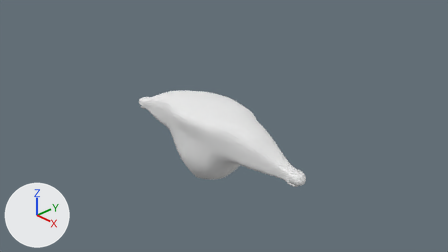
Before and after pictures for a commit that changed the Blender file First3D/Assets/model/bigeye.blend.
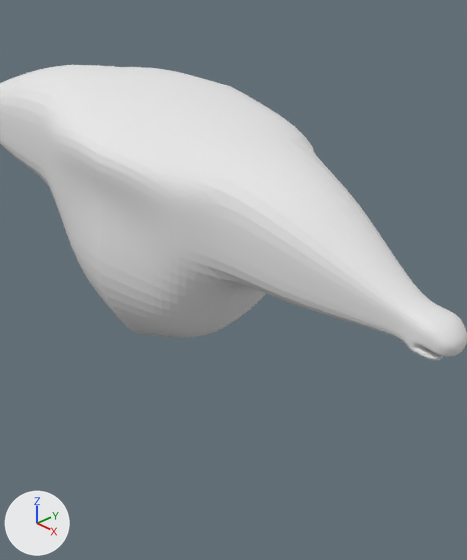
Each version is shown from the file's camera 'Camera', then close up on the part from 34% to 68% of the width and 27% to 100% of the height. Lighting does not change. The marker at lower left points along +X, +Y and +Z.
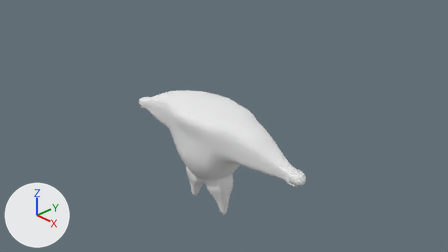
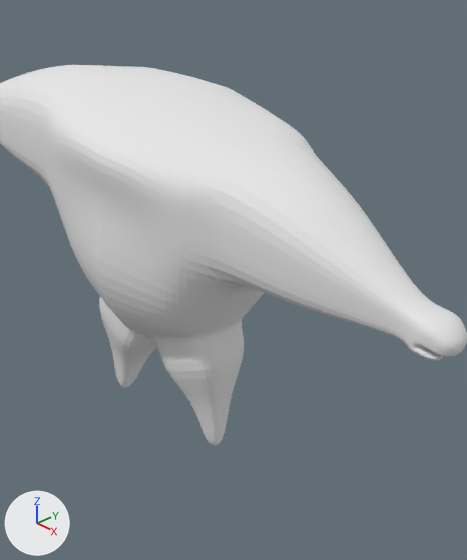
Patch to the scene script:
```diff
--- a/First3D/Assets/model/bigeye.blend.py
+++ b/First3D/Assets/model/bigeye.blend.py
@@ me_cube @@
 # used by ob_cube; location = (0.0, 0.0, 0.0)
-me_cube.from_pydata(...)  # 126 vertices, 116 faces; spans x 0.0..2.76, y -0.64..0.86, z -0.94..0.98
+me_cube.from_pydata(...)  # 168 vertices, 158 faces; spans x 0.0..2.76, y -0.64..0.82, z -1.76..0.98
+# me_cube part 1
+# 2 vertices are removed from x 0.2..0.22, y -0.14..0.27, z -0.86..-0.85
+# 24 faces are deleted
+# 4 vertices in x 0.0..0.97, y 0.5..0.8, z -0.88..0.9 move by (0.0, -0.05, 0.0)
+# 3 vertices in x 0.0..0.95, y 0.5..0.69, z -0.68..0.37 move by (0.0, -0.04, 0.0)
+# 25 vertices move from x 0.0..0.75, y -0.59..0.86, z -0.9..0.96 to x 0.0..0.7, y -0.56..0.82, z -0.93..0.95
+# 44 vertices are added at x 0.05..0.71, y -0.62..0.79, z -1.76..0.97
+# 66 new faces join them
 me_cube.materials.append(mat_material)
```

Pixel boxes [x1, y1, x2, y2] of what changed, in the close-ups (467 x 560 px):
'Cube', reshaped
    before: [0, 65, 467, 360]
    after: [0, 65, 467, 446]
part 1 of me_cube, built on
    before: [45, 66, 315, 338]
    after: [44, 66, 314, 446]
